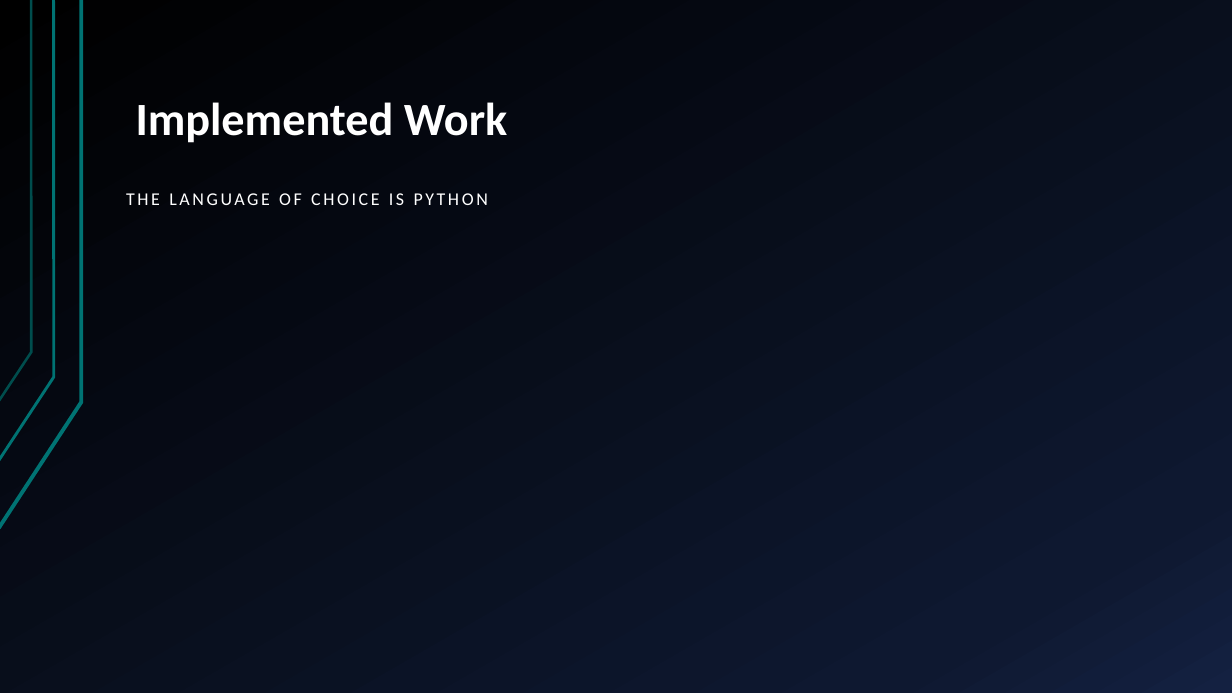
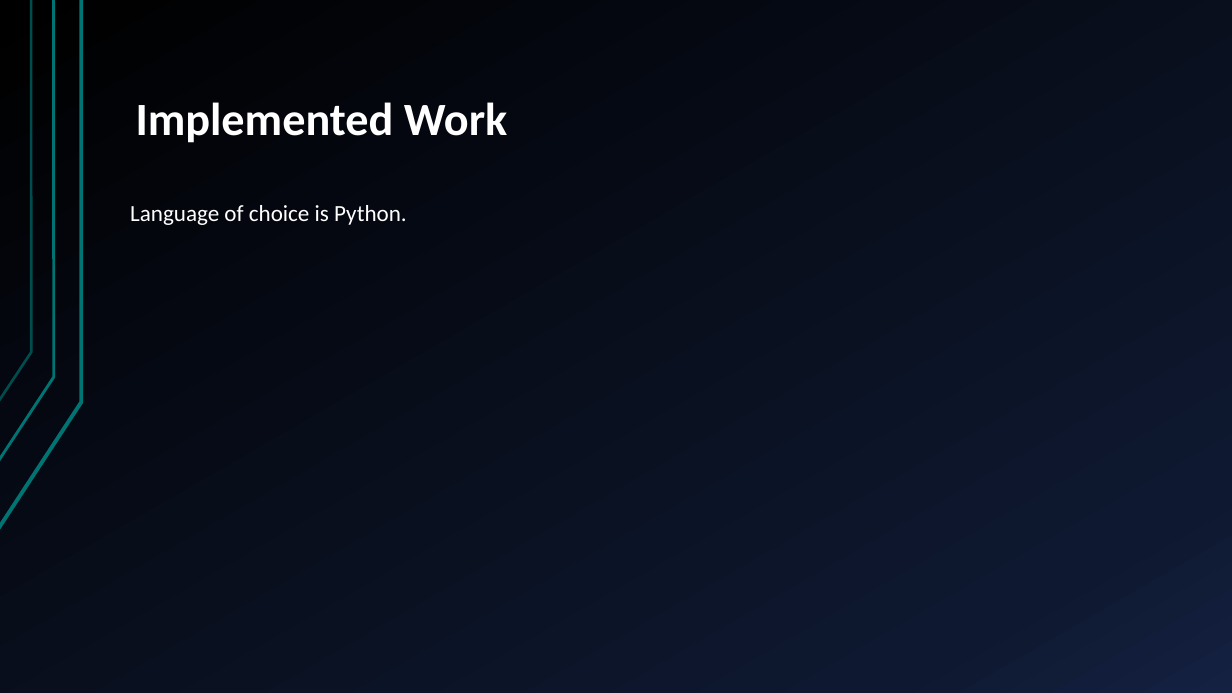
Before and after one commit to Zeze35H/IART, a slide deck: slide 5 of P2/CheckPoint 1.pptx (slide 4 before the commit). Drawn at 1232x693 pixels with LibreOffice and Linux fonts; fonts in the diff are those of the drawing. Boxes give left, top, right and bottom in pixels: in the first picture for what was removed or moved away, otherwise in the second. Text is boxed around its words. In the diff, an @@ line names an element or a change of style, - is before the commit and + after.

```diff
--- a/P2/CheckPoint 1.pptx
+++ b/P2/CheckPoint 1.pptx
@@ text "Language of choice is Python." at [130, 205, 407, 225]: vertical alignment bottom to top @@
@@ text at [130, 205, 407, 225]: text changed; size 14 to 18 pt @@
-THE LANGUAGE OF CHOICE IS PYTHON
+Language of choice is Python.
```
Also in this commit, not shown: 2 other slides changed, 1 slide added.
